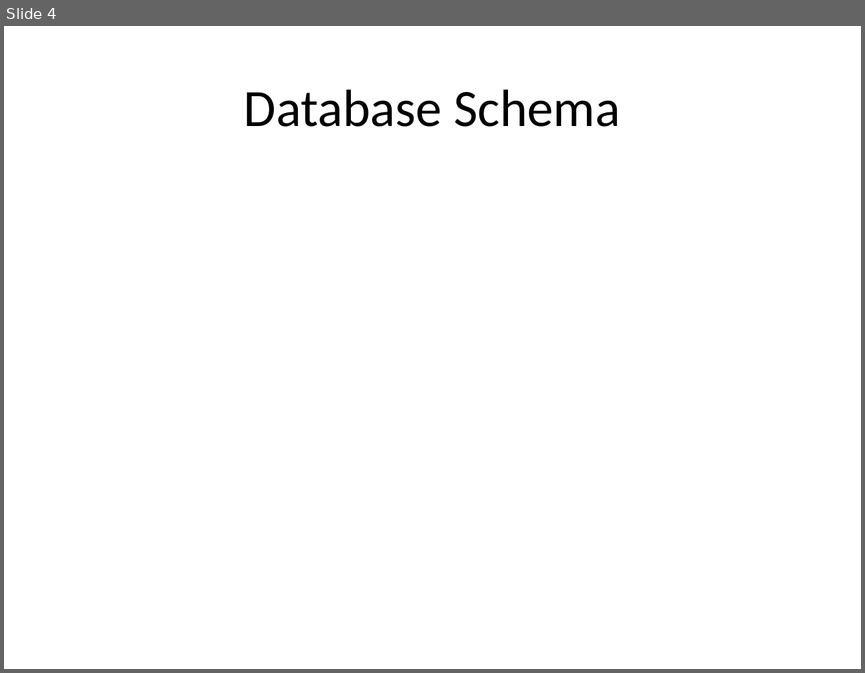
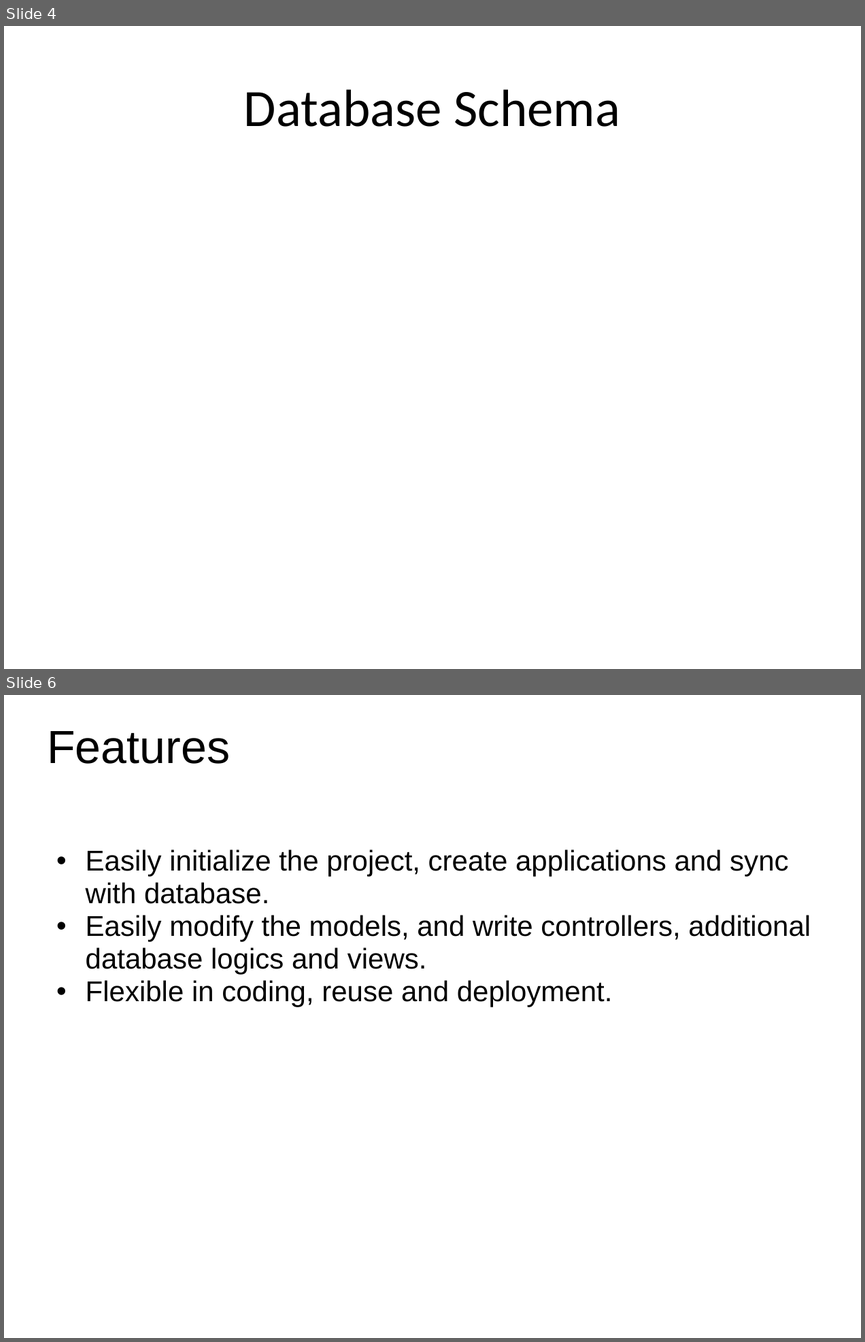
Before and after one commit to lqi/sensiblephp, a slide deck: FinalProjectPresentation.pptx. Shown one above the other, each under a label of ours: slide 4 before the commit, slides 4 and 6 after it; the slides between them are not shown. The pictures are 865x673 and 865x1342 pixels, drawn with LibreOffice and Linux fonts; fonts in the diff are those of the drawing. Boxes give left, top, right and bottom in pixels: in the first picture for what was removed or moved away, otherwise in the second. Text is boxed around its words. In the diff, an @@ line names an element or a change of style, - is before the commit and + after.

```diff
--- a/FinalProjectPresentation.pptx
+++ b/FinalProjectPresentation.pptx
@@ slide 6 added at (x1=4, y1=695, x2=861, y2=1338), background #FFFFFF @@
@@ title added at (x1=47, y1=731, x2=230, y2=764), 39 pt, text #000000 @@
+Features
@@ text added at (x1=86, y1=849, x2=810, y2=1006), 24 pt, text #000000 @@
+  • Easily initialize the project, create applications and sync with database.
+  • Easily modify the models, and write controllers, additional database logics and views.
+  • Flexible in coding, reuse and deployment.
```
Also in this commit, not shown: 13 other slides added, 2 slides removed.
